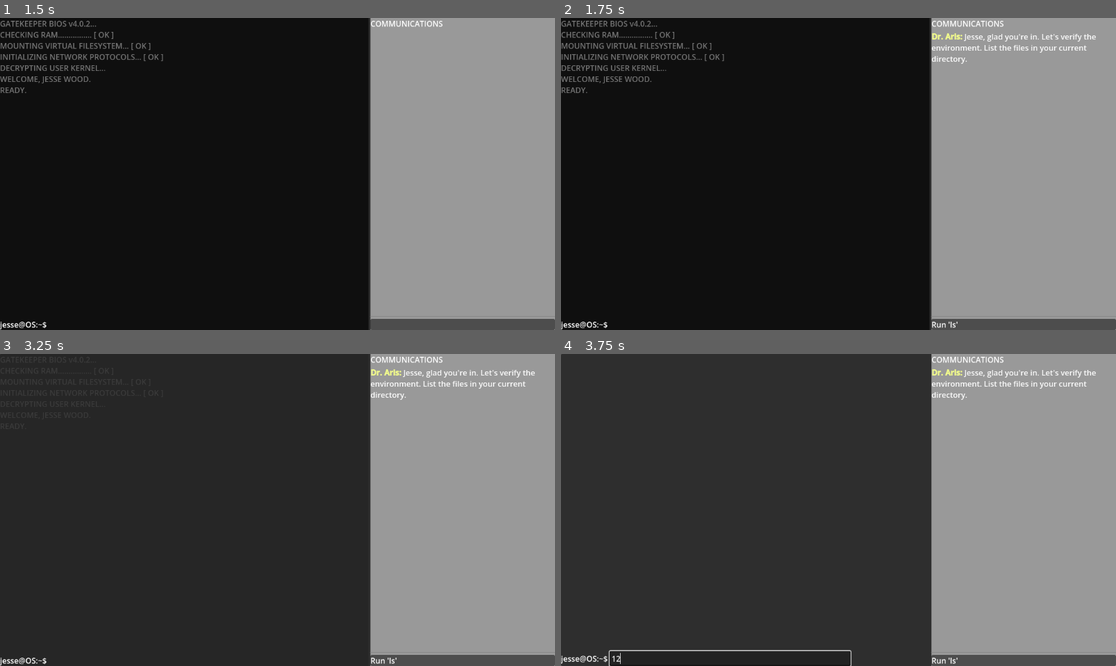
Above: before the commit, frames 1-4 (two rows, left to right).
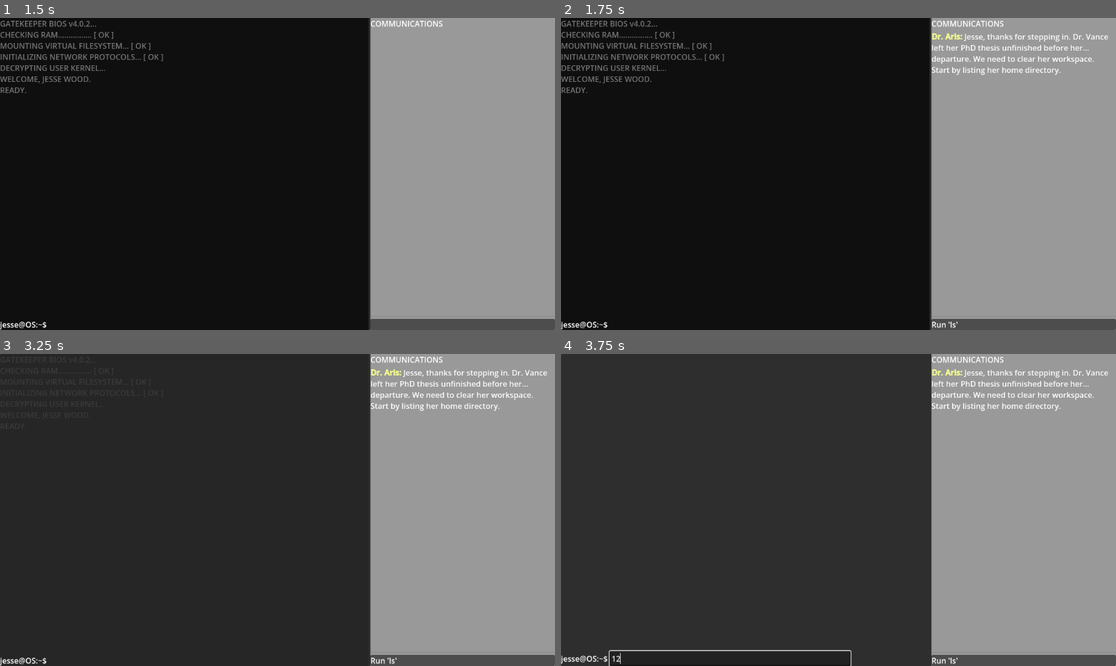
Above: after the commit, the same moments.

Repository: woodRock/bash
Game: Godot game, scene res://main.tscn
The game is run twice, just before and just after one commit, with the same random seed, the same clock (stepped at 60 frames per second) and the same inputs. The project has no main scene, so this scene is started directly.
Inputs (mouse positions are in pixels of both pictures, inside the frame that each line leads up to):
- Up to frame 1 (1.5 s): tap Enter at 0.5 s; move the mouse to (327, 167) at 0.52 s; tap O at 0.6 s; click (327, 167) at 0.67 s; tap Space at 1.25 s; move the mouse to (166, 189) at 1.27 s; hold S from 1.28 s (still down); tap X at 1.35 s
- Up to frame 2 (1.75 s): keep holding S
- Up to frame 3 (3.25 s): tap Enter at 2 s; move the mouse to (333, 441) at 2.02 s; release S at 2.03 s; tap O at 2.1 s; tap Space at 2.75 s; move the mouse to (249, 572) at 2.77 s; tap X at 2.85 s; click (249, 572) at 2.92 s
- Up to frame 4 (3.75 s): click (727, 659) at 3.52 s; type "12" at 3.6 s

Frame 1 is identical in both runs. In frame 2, 0.8% of the frame differs, in the area x 66-99%, y 5-19%; in frame 3, 0.8%; in frame 4, 0.8%.

Commit message:
Narrative

Diff:
--- a/chat.gd
+++ b/chat.gd
@@ -14,7 +14,6 @@
 		if not terminal.is_connected("command_executed", _on_terminal_activity):
 			terminal.command_executed.connect(_on_terminal_activity)
 
-	# Initial delay to simulate Wellington lab network sync
 	await get_tree().create_timer(1.5).timeout
 	display_current_mission()
 
@@ -25,8 +24,6 @@
 		return
 
 	var m = MissionManager.missions[MissionManager.current_mission_id]
-
-	# Display the narrative message from Dr. Aris
 	var narrative = "\n[b][color=#f1fa8c]" + m.sender + ":[/color][/b] " + m.text + "\n"
 	chat_log.append_text(narrative)
 	objective_label.text = m.objective
@@ -43,17 +40,18 @@
 	# ADVANCED VALIDATION LOGIC
 	match m.type:
 		MissionManager.TaskType.COMMAND:
-			# Simple check: did the user type the exact string?
-			if cmd.strip_edges() == m.value:
+			# Check command without leading/trailing whitespace
+			if cmd.strip_edges() == m.value.strip_edges():
 				success = true
 
 		MissionManager.TaskType.OUTPUT:
-			# Check if the terminal output contains the required data string
-			if m.value in response:
+			# FIX: Strip the response to remove trailing newlines (\n) from VFS content
+			var clean_response = response.strip_edges()
+			var target_value = m.value.strip_edges()
+			if target_value in clean_response:
 				success = true
 
 		MissionManager.TaskType.VFS_STATE:
-			# Deep check: reach into the VFS to see if the file/folder actually exists
 			var terminal = get_tree().root.find_child("LineEdit", true, false)
 			if terminal and terminal.VFS:
 				var target_path = terminal.VFS.resolve_path(m.value)
@@ -64,10 +62,9 @@
 		complete_task()
 
 func complete_task():
-	chat_log.append_text("\n[color=#50fa7b]>> Task Verified. Updating logs...[/color]")
+	chat_log.append_text("\n[color=#50fa7b]>> Connection confirmed. Decrypting...[/color]")
 	MissionManager.current_mission_id += 1
 
-	# Brief pause before Dr. Aris sends the next update
 	await get_tree().create_timer(1.2).timeout
 	display_current_mission()
 
--- a/line_edit.gd
+++ b/line_edit.gd
@@ -3,12 +3,14 @@
 # --- SIGNALS ---
 signal command_executed(command_text, response_text)
 
-# --- NODES & SCENES ---
-@onready var output_log = %RichTextLabel
+# --- NODES ---
+var output_log: RichTextLabel
+var scroll_v: ScrollContainer
+var editor: Control
+var VFS: Node
 @onready var VFS_scene: PackedScene = preload("res://virtual_file_system.tscn")
 
 # --- KERNEL STATE ---
-var VFS
 var focus_loop_enabled = false
 var cmd_history = []
 var env_vars = {
@@ -18,7 +20,6 @@
 	"PROMPT": "[color=#00FF41]user@gatekeeper[/color]"
 }
 
-# Block Parsing State
 var block_buffer = []
 var nesting_depth = 0
 var boot_screen_timer: float = 4.0
@@ -26,9 +27,9 @@
 func _ready() -> void:
 	VFS = VFS_scene.instantiate()
 	get_tree().root.add_child.call_deferred(VFS)
-
-	# Initial Sync
 	VFS.current_path = env_vars["PWD"]
+
+	_setup_node_references()
 
 	text_submitted.connect(_on_command_submitted)
 	get_viewport().gui_focus_changed.connect(_on_focus_changed)
@@ -37,13 +38,23 @@
 	await get_tree().create_timer(boot_screen_timer).timeout
 
 	focus_loop_enabled = true
-	# Subshell ensures boot tests don't leave the user in /bin
 	await process_input_line("sh /.bashrc")
 	grab_focus()
 
+func _setup_node_references():
+	editor = get_tree().current_scene.find_child("Editor", true, false)
+	if editor and not editor.is_connected("editor_closed", _on_editor_closed):
+		editor.editor_closed.connect(_on_editor_closed)
+
+	output_log = get_tree().current_scene.find_child("RichTextLabel", true, false)
+	if output_log:
+		var parent = output_log.get_parent()
+		if parent is ScrollContainer:
+			scroll_v = parent
+
 func _on_command_submitted(new_text: String) -> void:
 	var line = new_text.strip_edges()
-	if line == "": return
+	if line == "" or (editor and editor.visible): return
 
 	if nesting_depth == 0:
 		cmd_history.append(line)
@@ -53,20 +64,16 @@
 
 	var result = await process_input_line(line)
 	command_executed.emit(line, result)
-
 	text = ""; grab_focus()
 
 func _gui_input(event: InputEvent) -> void:
-	var scroll_container = output_log.get_parent() as ScrollContainer
-	if not scroll_container: return
-
-	if event is InputEventKey and event.pressed:
+	if event is InputEventKey and event.pressed and scroll_v:
 		match event.keycode:
 			KEY_PAGEUP:
-				scroll_container.scroll_vertical -= 250
+				scroll_v.scroll_vertical -= 250
 				get_viewport().set_input_as_handled()
 			KEY_PAGEDOWN:
-				scroll_container.scroll_vertical += 250
+				scroll_v.scroll_vertical += 250
 				get_viewport().set_input_as_handled()
 
 func process_input_line(line: String, is_silent: bool = false) -> String:
@@ -83,7 +90,6 @@
 	if nesting_depth > 0 or is_end:
 		if is_end: nesting_depth = max(0, nesting_depth - 1)
 		block_buffer.append(clean_line)
-
 		if nesting_depth == 0:
 			var full_block = block_buffer.duplicate(); block_buffer.clear()
 			result = await execute_block(full_block, true)
@@ -119,6 +125,7 @@
 func parse_single_command(cmd_text: String, is_silent: bool = false) -> String:
 	var proc = cmd_text.strip_edges()
 
+	# Subshell & Variable Expansion
 	var sub_regex = RegEx.new(); sub_regex.compile("\\$\\((.*?)\\)")
 	var sub_match = sub_regex.search(proc)
 	while sub_match:
@@ -144,39 +151,22 @@
 		"whoami": return env_vars["USER"]
 		"pwd": return VFS.current_path
 		"history": return "\n".join(cmd_history)
-		"clear": output_log.clear(); return ""
+		"clear": if output_log: output_log.clear(); return ""
 		"export": handle_export(args); return ""
 		"chmod": execute_chmod(args); return ""
-		"ls", "mkdir", "touch", "rm", "grep": return await execute_syscall(tokens)
+		"ls", "mkdir", "touch", "rm", "grep", "nano", "cp", "mv": return await execute_syscall(tokens)
 		"cat": return execute_cat(args)
 		"cd": return execute_cd(args)
 		"sh": return await execute_sh(args)
 		"syscall": return await execute_syscall(args)
+		"ssh-keygen": return await execute_ssh_keygen(args)
+		"ssh": return await execute_ssh_connection(args)
 		_:
 			var path = find_executable(cmd)
 			if path != "": return await execute_sh([path] + args)
 			return "bash: " + cmd + ": command not found"
 
-func execute_sh(args: Array) -> String:
-	if args.size() == 0: return ""
-	var p = VFS.resolve_path(args[0])
-	if VFS.files.has(p):
-		if not VFS.files[p].get("executable", false):
-			return "bash: " + args[0] + ": Permission denied"
-
-		var prev_pwd = VFS.current_path
-		var prev_env = env_vars.duplicate()
-
-		var outputs = []
-		var content = VFS.files[p].get("content", "")
-		for line in content.split("\n", false):
-			var res = await process_input_line(line, true)
-			if res != "" and res != null: outputs.append(res)
-
-		VFS.current_path = prev_pwd
-		env_vars = prev_env
-		return "\n".join(outputs)
-	return "sh: " + args[0] + ": not found"
+	return ""
 
 func execute_syscall(args: Array) -> String:
 	if args.size() == 0: return ""
@@ -186,7 +176,6 @@
 			var show_hidden = false
 			for arg in args:
 				if arg == "-a": show_hidden = true
-
 			for p in VFS.files.keys():
 				if p.begins_with(VFS.current_path) and p != VFS.current_path:
 					var rel = p.trim_prefix(VFS.current_path).trim_prefix("/")
@@ -196,54 +185,89 @@
 						var col = "#5dade2" if is_dir else "#ffffff"
 						out.append("[color=" + col + "]" + rel + ("/" if is_dir else "") + "[/color]")
 			return "  ".join(out)
-
 		"mkdir":
 			if args.size() < 2: return "mkdir: missing operand"
+			var p = VFS.resolve_path(args[1]); VFS.files[p] = {"type": "dir", "executable": true, "content": ""}
+			return ""
+		"touch":
+			if args.size() < 2: return "touch: missing file"
 			var p = VFS.resolve_path(args[1])
-			VFS.files[p] = {"type": "dir", "executable": true, "content": ""}
+			if not VFS.files.has(p): VFS.files[p] = {"type": "file", "executable": false, "content": ""}
 			return ""
-
-		"touch":
-			if args.size() < 2: return "touch: missing file operand"
-			var p = VFS.resolve_path(args[1])
-			if not VFS.files.has(p):
-				VFS.files[p] = {"type": "file", "executable": false, "content": ""}
-			return ""
-
 		"rm":
 			if args.size() < 2: return "rm: missing operand"
 			var p = VFS.resolve_path(args[1])
-			if VFS.files.has(p):
-				VFS.files.erase(p)
+			if VFS.files.has(p): VFS.files.erase(p); return ""
+			return "rm: " + args[1] + ": No such file"
+		"cp":
+			if args.size() < 3: return "cp: missing destination"
+			var src = VFS.resolve_path(args[1])
+			var dest = VFS.resolve_path(args[2])
+			if VFS.files.has(src):
+				# FIX: Check if destination is a directory
+				if VFS.files.has(dest) and VFS.files[dest].type == "dir":
+					dest = (dest + "/" + src.get_file()).replace("//", "/")
+				VFS.files[dest] = VFS.files[src].duplicate()
 				return ""
-			return "rm: cannot remove '" + args[1] + "': No such file"
-
+			return "cp: cannot stat '" + args[1] + "': No such file"
+		"mv":
+			if args.size() < 3: return "mv: missing destination"
+			var src = VFS.resolve_path(args[1])
+			var dest = VFS.resolve_path(args[2])
+			if VFS.files.has(src):
+				# FIX: Check if destination is a directory
+				if VFS.files.has(dest) and VFS.files[dest].type == "dir":
+					dest = (dest + "/" + src.get_file()).replace("//", "/")
+				VFS.files[dest] = VFS.files[src]
+				VFS.files.erase(src)
+				return ""
+			return "mv: cannot stat '" + args[1] + "': No such file"
 		"grep":
 			if args.size() < 3: return "usage: grep [pattern] [file]"
 			var pat = args[1].to_lower(); var p = VFS.resolve_path(args[2])
 			if VFS.files.has(p):
 				var matches = []
-				for l in VFS.files[p].get("content", "").split("\n"):
+				for l in VFS.files[p].content.split("\n"):
 					if pat in l.to_lower(): matches.append(l)
 				return "\n".join(matches)
+		"nano":
+			if args.size() < 2: return "usage: nano [file]"
+			var p = VFS.resolve_path(args[1])
+			if editor:
+				focus_loop_enabled = false
+				editor.open_file(p, VFS)
+			return ""
 	return ""
+
+func execute_sh(args: Array) -> String:
+	if args.size() == 0: return ""
+	var p = VFS.resolve_path(args[0])
+	if VFS.files.has(p):
+		if not VFS.files[p].get("executable", false):
+			return "bash: " + args[0] + ": Permission denied"
+		var prev_pwd = VFS.current_path; var prev_env = env_vars.duplicate()
+		var outputs = []
+		for line in VFS.files[p].content.split("\n", false):
+			var res = await process_input_line(line, true)
+			if res != "" and res != null: outputs.append(res)
+		VFS.current_path = prev_pwd; env_vars = prev_env
+		return "\n".join(outputs)
+	return "sh: " + args[0] + ": not found"
+
+func execute_cd(args: Array) -> String:
+	var target = args[0] if args.size() > 0 else "/home/jesse"
+	var p = VFS.resolve_path(target)
+	if VFS.files.has(p) and VFS.files[p].type == "dir":
+		VFS.current_path = p; env_vars["PWD"] = p; return ""
+	return "cd: " + target + ": No such directory"
 
 func execute_cat(args: Array) -> String:
 	if args.size() == 0: return ""
 	var p = VFS.resolve_path(args[0])
 	if VFS.files.has(p):
 		if VFS.files[p].type == "dir": return "cat: " + args[0] + ": Is a directory"
-		return VFS.files[p].get("content", "")
+		return VFS.files[p].content
 	return "cat: " + args[0] + ": No such file"
-
-func execute_cd(args: Array) -> String:
-	var target = args[0] if args.size() > 0 else "/home/jesse"
-	var p = VFS.resolve_path(target)
-	if VFS.files.has(p) and VFS.files[p].type == "dir":
-		VFS.current_path = p
-		env_vars["PWD"] = p
-		return ""
-	return "cd: " + target + ": No such directory"
 
 func execute_chmod(args: Array):
 	if args.size() < 2: return
@@ -251,6 +275,24 @@
 	if VFS.files.has(path) and "+x" in args[0]:
 		VFS.files[path]["executable"] = true
 
+func execute_ssh_keygen(args: Array) -> String:
+	var ssh_dir = "/home/jesse/.ssh"
+	if not VFS.files.has(ssh_dir):
+		VFS.files[ssh_dir] = {"type": "dir", "executable": true, "content": ""}
+	append_to_log("Generating public/private rsa key pair...")
+	await get_tree().create_timer(0.8).timeout
+	VFS.files[ssh_dir + "/id_rsa"] = {"type": "file", "executable": false, "content": "PRIVATE KEY"}
+	VFS.files[ssh_dir + "/id_rsa.pub"] = {"type": "file", "executable": false, "content": "PUBLIC KEY"}
+	return "Keys generated in " + ssh_dir
+
+func execute_ssh_connection(args: Array) -> String:
+	if args.size() == 0: return "usage: ssh user@host"
+	return "Connected to " + args[0]
+
+func _on_editor_closed():
+	focus_loop_enabled = true; grab_focus()
+	append_to_log("[color=#50fa7b]Nano: session ended.[/color]")
+
 func find_executable(cmd: String) -> String:
 	for p in env_vars["PATH"].split(":", false):
 		var target = VFS.resolve_path(p + "/" + cmd)
@@ -259,8 +301,7 @@
 
 func handle_export(args: Array):
 	var pair = " ".join(args).split("=", true, 1)
-	if pair.size() == 2:
-		env_vars[pair[0]] = pair[1].strip_edges().replace('"', '').replace("'", "")
+	if pair.size() == 2: env_vars[pair[0]] = pair[1].strip_edges().replace('"', '').replace("'", "")
 
 func evaluate_condition(cond: String) -> bool:
 	var exp = cond
@@ -271,13 +312,12 @@
 	return false
 
 func append_to_log(msg: String) -> void:
+	if not output_log: return
 	output_log.append_text(msg + "\n")
 	await get_tree().process_frame
-
-	var scroll_container = output_log.get_parent() as ScrollContainer
-	if scroll_container:
-		var v_bar = scroll_container.get_v_scroll_bar()
-		scroll_container.set_deferred("scroll_vertical", v_bar.max_value)
+	if scroll_v:
+		scroll_v.set_deferred("scroll_vertical", scroll_v.get_v_scroll_bar().max_value)
 
 func _on_focus_changed(node: Control) -> void:
-	if focus_loop_enabled and node != self: call_deferred("grab_focus")
+	if focus_loop_enabled and node != self and not (editor and editor.visible):
+		call_deferred("grab_focus")
--- a/mission_manager.gd
+++ b/mission_manager.gd
@@ -7,59 +7,73 @@
 var missions = [
 	{
 		"sender": "Dr. Aris",
-		"text": "Jesse, glad you're in. Let's verify the environment. List the files in your current directory.",
+		"text": "Jesse, thanks for stepping in. Dr. Vance left her PhD thesis unfinished before her... departure. We need to clear her workspace. Start by listing her home directory.",
 		"objective": "Run 'ls'",
 		"type": TaskType.COMMAND,
 		"value": "ls"
 	},
 	{
 		"sender": "Dr. Aris",
-		"text": "Hidden configs are key to the biomass logs. Use [color=#50fa7b]ls -a[/color] to find the hidden recovery key.",
+		"text": "It looks empty. She must have archived everything. But Vance was paranoid—she often hid system configs. Check for hidden files.",
 		"objective": "Run 'ls -a'",
 		"type": TaskType.COMMAND,
 		"value": "ls -a"
 	},
 	{
 		"sender": "Dr. Aris",
-		"text": "Now, read that hidden key's content. We need the specific code string inside.",
-		"objective": "Cat the .secret file",
+		"text": "A [color=#f1fa8c].journal[/color] file? Interesting. Open it. We need to see if she left any passwords for the biomass server.",
+		"objective": "Cat the .journal file",
 		"type": TaskType.OUTPUT,
-		"value": "DeepSea_AI_2026"
-	},
-	# --- NEW MISSIONS ---
-	{
-		"sender": "Dr. Aris",
-		"text": "We need to keep these logs organized. Create a new directory named [color=#50fa7b]backups[/color] to store our previous simulation runs.",
-		"objective": "Run 'mkdir backups'",
-		"type": TaskType.VFS_STATE,
-		"value": "/home/jesse/backups"
+		"value": "something is wrong with the sensor array"
 	},
 	{
 		"sender": "Dr. Aris",
-		"text": "Good work. Now, let's prepare a new data capture. Create an empty file named [color=#50fa7b]capture_01.log[/color] inside that new backups folder.",
-		"objective": "Run 'touch backups/capture_01.log'",
+		"text": "She was always complaining about sensors. Jesse, create a directory called [color=#50fa7b]recovery[/color]. We'll move her 'junk' there so I can audit it later.",
+		"objective": "Run 'mkdir recovery'",
 		"type": TaskType.VFS_STATE,
-		"value": "/home/jesse/backups/capture_01.log"
+		"value": "/home/jesse/recovery"
+	},
+	{
+		"sender": "SYSTEM (Intercepted)",
+		"text": "[color=#ff5555][b]PRIVATE MSG:[/b][/color] Jesse, don't trust Aris. He's deleting my logs. Use [color=#50fa7b]mv[/color] to hide the [color=#f1fa8c]readme.txt[/color] into your new [color=#f1fa8c]recovery[/color] folder before he wipes the root.",
+		"objective": "Move readme.txt to recovery/",
+		"type": TaskType.VFS_STATE,
+		"value": "/home/jesse/recovery/readme.txt"
+	},
+	# --- NEW MISSION: NAVIGATION ---
+	{
+		"sender": "Dr. Vance (Script Fragment)",
+		"text": "They're watching the root directory. You need to move into the [color=#f1fa8c]recovery[/color] folder to work on the files safely.",
+		"objective": "Run 'cd recovery' then 'pwd'",
+		"type": TaskType.OUTPUT,
+		"value": "/home/jesse/recovery" # Validated by the PWD output in the response
+	},
+	{
+		"sender": "Dr. Vance (Journal Entry)",
+		"text": "The biomass in the Cook Strait... it's not algae. It's [color=#ffb86c]silicon-based[/color]. Search the logs for that keyword.",
+		"objective": "Run 'grep silicon readme.txt'",
+		"type": TaskType.OUTPUT,
+		"value": "silicon-based"
 	},
 	{
 		"sender": "Dr. Aris",
-		"text": "Wait, I think there's a reference to a 'Wellington' coordinate in your [color=#50fa7b]readme.txt[/color]. Can you use [color=#50fa7b]grep[/color] to find the line containing 'Wellington'?",
-		"objective": "Run 'grep Wellington readme.txt'",
-		"type": TaskType.OUTPUT,
-		"value": "Wellington"
+		"text": "Jesse? I see you moved into the recovery folder. Use [color=#50fa7b]nano[/color] to open that readme. I want you to add your name to the 'Authorized Access' list at the bottom.",
+		"objective": "Edit readme.txt with nano",
+		"type": TaskType.COMMAND,
+		"value": "nano readme.txt"
+	},
+	{
+		"sender": "Dr. Vance (Script Fragment)",
+		"text": "I've encrypted the coordinates. Duplicate the [color=#f1fa8c].secret[/color] key into the [color=#f1fa8c]tmp[/color] folder so my automated boat can find it.",
+		"objective": "Run 'cp ../.secret /tmp/.secret'", # Teaching relative pathing
+		"type": TaskType.VFS_STATE,
+		"value": "/tmp/.secret"
 	},
 	{
 		"sender": "Dr. Aris",
-		"text": "The capture file was a mistake; it's corrupting the backup sequence. Remove the [color=#50fa7b]capture_01.log[/color] file immediately.",
-		"objective": "Run 'rm backups/capture_01.log'",
-		"type": TaskType.COMMAND, # Or VFS_STATE with a check for file absence if you prefer
-		"value": "rm backups/capture_01.log"
-	},
-	{
-		"sender": "Dr. Aris",
-		"text": "Final check for the morning. Navigate into the [color=#50fa7b]backups[/color] directory and confirm your current location.",
-		"objective": "Run 'cd backups' then 'pwd'",
-		"type": TaskType.OUTPUT,
-		"value": "/home/jesse/backups"
+		"text": "Wait... a file copy to /tmp? What are you doing? Navigate back home and delete that [color=#f1fa8c].secret[/color] file immediately.",
+		"objective": "Run 'cd ..' then 'rm .secret'",
+		"type": TaskType.COMMAND,
+		"value": "rm .secret"
 	}
 ]
--- a/virtual_file_system.gd
+++ b/virtual_file_system.gd
@@ -8,7 +8,6 @@
 	files = {
 		"/": {"type": "dir", "executable": true, "content": ""},
 		"/bin": {"type": "dir", "executable": true, "content": ""},
-		"/home": {"type": "dir", "executable": true, "content": ""},
 		"/home/jesse": {"type": "dir", "executable": true, "content": ""},
 		"/tests": {"type": "dir", "executable": true, "content": ""},
 		"/tmp": {"type": "dir", "executable": true, "content": ""},
@@ -18,13 +17,11 @@
 	_setup_user_files()
 
 func _setup_system_binaries():
-	# Boot configuration
 	files["/.bashrc"] = {
 		"type": "file", "executable": true,
 		"content": "clear\necho [color=#50fa7b]GATEKEEPER OS v1.5.8 ONLINE[/color]\necho Welcome back, Jesse Wood.\nsh /bin/test_bash.sh"
 	}
 
-	# The full boot-test script
 	files["/bin/test_bash.sh"] = {
 		"type": "file", "executable": true,
 		"content": """echo '--- SYSTEM SELF-TEST ---'
@@ -42,41 +39,61 @@
 echo '--- SELF-TEST COMPLETE ---'"""
 	}
 
-	# Binary Mappings for Syscalls
+	# --- SYSCALL BINARY MAPPINGS ---
 	files["/bin/ls"] = {"type": "file", "executable": true, "content": "syscall ls"}
 	files["/bin/cat"] = {"type": "file", "executable": true, "content": "cat $1"}
+	files["/bin/nano"] = {"type": "file", "executable": true, "content": "syscall nano $1"}
+	files["/bin/grep"] = {"type": "file", "executable": true, "content": "syscall grep $1 $2"}
+	files["/bin/pwd"] = {"type": "file", "executable": true, "content": "pwd"}
 	files["/bin/mkdir"] = {"type": "file", "executable": true, "content": "syscall mkdir $1"}
 	files["/bin/touch"] = {"type": "file", "executable": true, "content": "syscall touch $1"}
 	files["/bin/rm"] = {"type": "file", "executable": true, "content": "syscall rm $1"}
-	files["/bin/grep"] = {"type": "file", "executable": true, "content": "syscall grep $1 $2"}
-	files["/bin/pwd"] = {"type": "file", "executable": true, "content": "pwd"}
-	files["/bin/whoami"] = {"type": "file", "executable": true, "content": "whoami"}
+	files["/bin/cp"] = {"type": "file", "executable": true, "content": "syscall cp $1 $2"}
+	files["/bin/mv"] = {"type": "file", "executable": true, "content": "syscall mv $1 $2"}
 
 func _setup_test_suite():
-	# RESTORED: Full Test Suite
-	files["/tests/variables.sh"] = {"type": "file", "executable": true, "content": "export X=TEST_VAL\necho $X"}
-	files["/tests/variables.txt"] = {"type": "file", "executable": false, "content": "TEST_VAL"}
-
+	files["/tests/variables.sh"] = {"type": "file", "executable": true, "content": "export X=TEST\necho $X"}
+	files["/tests/variables.txt"] = {"type": "file", "executable": false, "content": "TEST"}
 	files["/tests/loops.sh"] = {"type": "file", "executable": true, "content": "for i in 1 2\ndo\necho $i\ndone"}
 	files["/tests/loops.txt"] = {"type": "file", "executable": false, "content": "1\n2"}
-
 	files["/tests/logic.sh"] = {"type": "file", "executable": true, "content": "if [ 1 == 1 ]\nthen\necho OK\nfi"}
 	files["/tests/logic.txt"] = {"type": "file", "executable": false, "content": "OK"}
-
 	files["/tests/nav.sh"] = {"type": "file", "executable": true, "content": "cd /bin\npwd"}
 	files["/tests/nav.txt"] = {"type": "file", "executable": false, "content": "/bin"}
-
 	files["/tests/quotes.sh"] = {"type": "file", "executable": true, "content": "echo 'Hello,World!';"}
 	files["/tests/quotes.txt"] = {"type": "file", "executable": false, "content": "Hello,World!"}
 
 func _setup_user_files():
-	# PhD Research Context
-	files["/home/jesse/readme.txt"] = {"type": "file", "executable": false, "content": "Marine Biomass Analysis - Research Logs v1.2\nAuthorized Personnel Only.\n Wellington 41.2924° S, 174.7787° E"}
-	files["/home/jesse/.secret"] = {"type": "file", "executable": false, "content": "DeepSea_AI_2026"}
+	files["/home/jesse/readme.txt"] = {
+		"type": "file",
+		"executable": false,
+		"content": """
+Biomass Analysis Log: Wellington Coast.
+Preliminary data suggests a dense [color=#ffb86c]silicon-based[/color] structure beneath the algae beds.
+
+--- AUTHORIZED ACCESS LIST ---
+1. Dr. Elara Vance
+2. Dr. Aris
+3.
+		"""
+	}
+
+	files["/home/jesse/.secret"] = {
+		"type": "file",
+		"executable": false,
+		"content": "DeepSea_AI_2026"
+	}
+
+	# MATCHED CONTENT: This now aligns with Mission 3's required output string
+	files["/home/jesse/.journal"] = {
+		"type": "file",
+		"executable": false,
+		"content": "March 02: something is wrong with the sensor array"
+	}
 
 func resolve_path(target: String) -> String:
-	if target == "/": return "/"
-	var abs_p = target if target.begins_with("/") else (current_path + "/" + target).replace("//", "/")
+	if target.begins_with("/"): return target
+	var abs_p = (current_path + "/" + target).replace("//", "/")
 	var parts = abs_p.split("/", false)
 	var clean = []
 	for p in parts:
